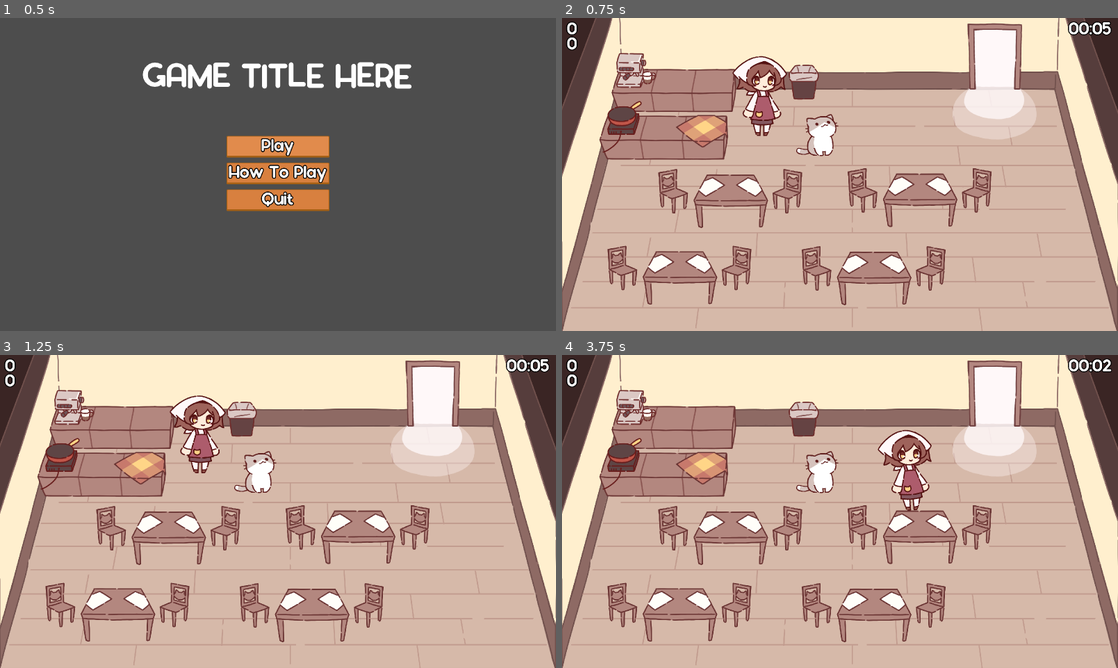
Above: before the commit, frames 1-4 (two rows, left to right).
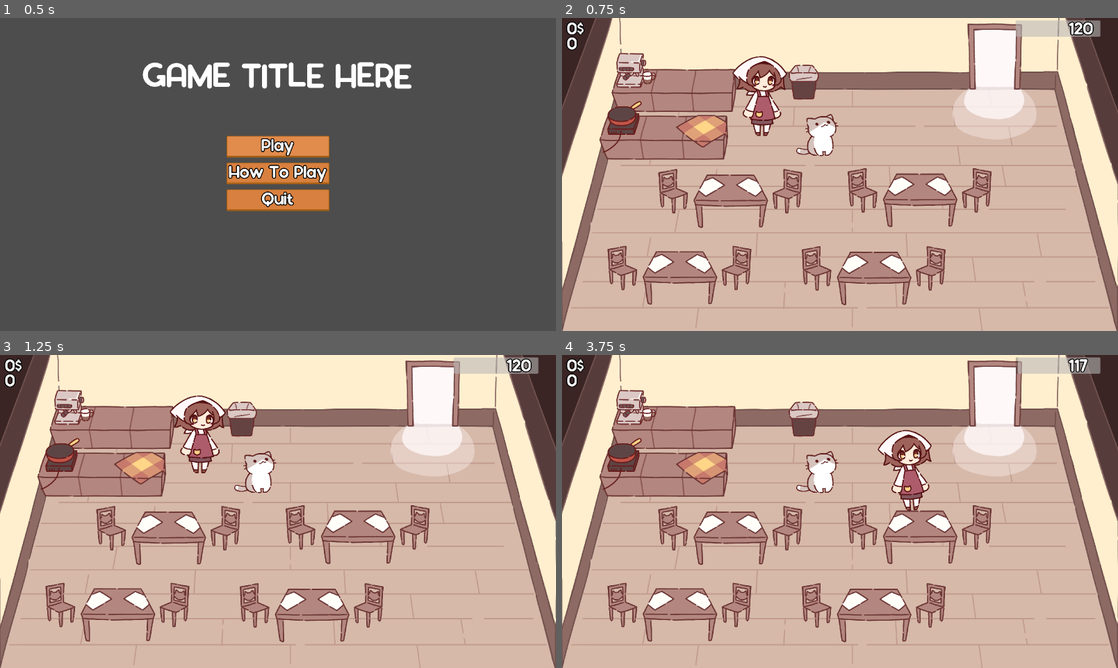
Above: after the commit, the same moments.

Repository: NuTrynity/Little-Cat-Cafe
Game: Godot game, scene res://Nodes/UI/main_menu.tscn
The game is run twice, just before and just after one commit, with the same random seed, the same clock (stepped at 60 frames per second) and the same inputs.
Inputs:
- Up to frame 1 (0.5 s): no input
- Up to frame 2 (0.75 s): click "Play" at 0.5 s
- Up to frame 3 (1.25 s): no input
- Up to frame 4 (3.75 s): hold Right (move_right) 1.28-2.03 s; hold E (interact) 1.28-2.03 s; hold S (move_down) 2.03-2.78 s; tap E (interact) at 2.1, 3.6 s; hold Right (move_right) 2.78-3.53 s; hold E (interact) 2.78-3.53 s; hold W (move_up) from 3.53 s (still down)

Frame 1 is identical in both runs. In frame 2, 0.9% of the frame differs, in the area x 2-99%, y 0-6%; in frame 3, 0.9%; in frame 4, 0.9%.

Commit message:
made a progress bar to the timer

Diff:
--- /dev/null
+++ b/Nodes/UI/timer.tscn
@@ -0,0 +1,27 @@
+[gd_scene load_steps=3 format=3 uid="uid://cjhf7aubug0ap"]
+
+[ext_resource type="Theme" uid="uid://cre74qu5ppyhh" path="res://Assets/Theme/main_menu.tres" id="1_5lixh"]
+[ext_resource type="Script" path="res://Scripts/UIScripts/Timer.gd" id="1_cobqn"]
+
+[node name="Timer" type="Label"]
+anchors_preset = 1
+anchor_left = 1.0
+anchor_right = 1.0
+offset_left = -202.0
+offset_bottom = 68.0
+grow_horizontal = 0
+theme = ExtResource("1_5lixh")
+text = "time
+"
+script = ExtResource("1_cobqn")
+seconds = 120
+
+[node name="ProgressBar" type="ProgressBar" parent="."]
+z_index = -1
+layout_mode = 0
+offset_left = -245.0
+offset_top = -13.0
+offset_right = 145.0
+offset_bottom = 62.0
+fill_mode = 1
+show_percentage = false
--- a/Nodes/UI/user_interface.tscn
+++ b/Nodes/UI/user_interface.tscn
@@ -2,7 +2,7 @@
 
 [ext_resource type="Theme" uid="uid://cre74qu5ppyhh" path="res://Assets/Theme/main_menu.tres" id="1_8h2ig"]
 [ext_resource type="PackedScene" uid="uid://b6qgbfar78s2n" path="res://Nodes/UI/resource_display.tscn" id="1_mmpr4"]
-[ext_resource type="Script" path="res://Scripts/UIScripts/Timer.gd" id="3_1lvl4"]
+[ext_resource type="PackedScene" uid="uid://cjhf7aubug0ap" path="res://Nodes/UI/timer.tscn" id="3_tx2o5"]
 
 [node name="UserInterface" type="CanvasLayer"]
 
@@ -27,14 +27,5 @@
 offset_bottom = 108.0
 alignment = 0
 
-[node name="Timer" type="Label" parent="Control"]
+[node name="Timer" parent="Control" instance=ExtResource("3_tx2o5")]
 layout_mode = 1
-anchors_preset = 1
-anchor_left = 1.0
-anchor_right = 1.0
-offset_left = -202.0
-offset_bottom = 68.0
-grow_horizontal = 0
-text = "00:00"
-script = ExtResource("3_1lvl4")
-seconds = 5
--- a/Scripts/UIScripts/Timer.gd
+++ b/Scripts/UIScripts/Timer.gd
@@ -1,13 +1,13 @@
 extends Label
 
-@export var minutes : int
 @export var seconds : int
 
+@onready var progress_bar = $ProgressBar
 @onready var timer = Timer.new()
 
 func _ready():
+	progress_bar.max_value = seconds
 	setup_timer()
-	print("timer start")
 
 func setup_timer():
 	add_child(timer)
@@ -17,15 +17,9 @@
 	timer.start()
 
 func _on_timeout():
-	if minutes >= 0:
-		seconds -= 1
-		if seconds < 0:
-			minutes -= 1
-			seconds = 60
-	else:
-		minutes = 0
-		timer.stop()
+	seconds -= 1
 
 # Called every frame. 'delta' is the elapsed time since the previous frame.
 func _process(_delta):
-	set_text("%02d:%02d" % [minutes,seconds])
+	progress_bar.value = seconds
+	text = str(seconds)
--- a/Scripts/UIScripts/resource_display.gd
+++ b/Scripts/UIScripts/resource_display.gd
@@ -6,5 +6,5 @@
 @onready var rating_label = $Rating
 
 func _process(_delta):
-	money_label.text = str(player_resources.money)
+	money_label.text = str(player_resources.money) + "$"
 	rating_label.text = str(player_resources.ratings)
